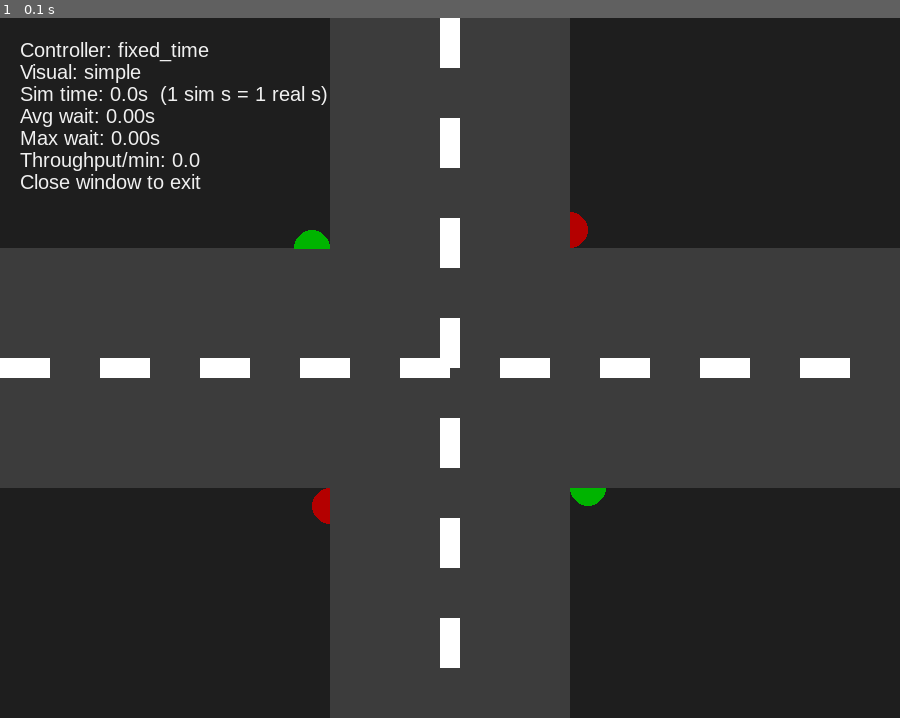
Above: before the commit, frame 1.
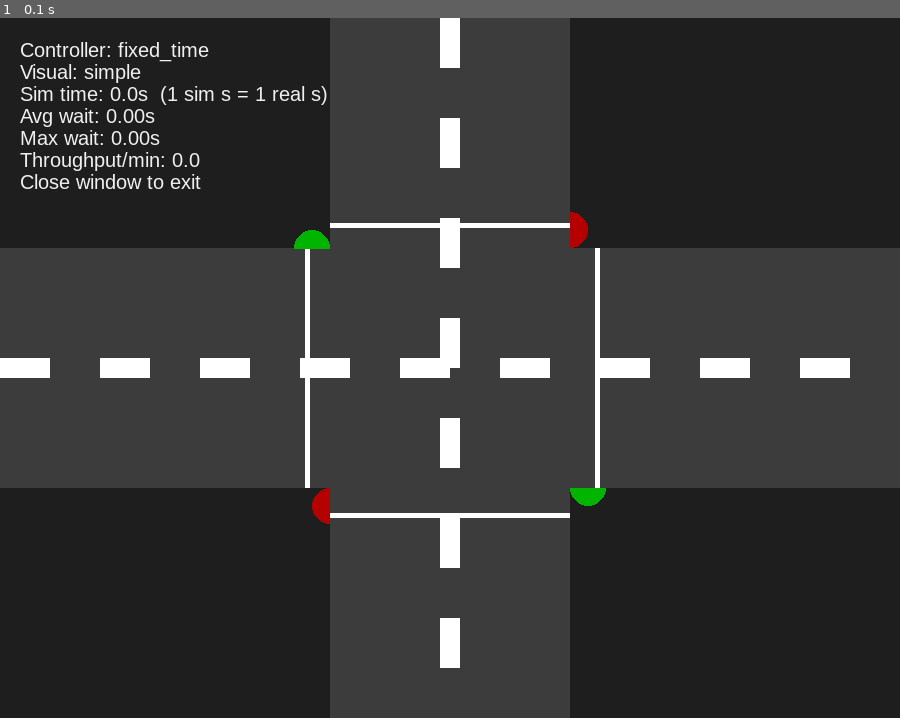
Above: after the commit, the same moment.

Repository: pedromcs99/traffic-simulator
Game: pygame game, started from traffic_sim/__main__.py
The game is run twice, just before and just after one commit, with the same random seed, the same clock (stepped at 60 frames per second) and the same inputs.
Inputs:
- Up to frame 1 (0.1 s): no input

The runs differ from the first frame. In frame 1, 0.7% of the frame differs, in the area x 33-67%, y 29-72%.

Commit message:
adds approach lines

Diff:
--- a/traffic_sim/visual_backends/pygame_impl.py
+++ b/traffic_sim/visual_backends/pygame_impl.py
@@ -177,10 +177,11 @@
         )
 
     def _draw_road_lines(self, center_x: int, center_y: int) -> None:
-        h = INTERSECTION_HALF_PX
+        HALF_ROAD_WIDTH = INTERSECTION_HALF_PX
         line_color = (255, 255, 255)
         line_length = 50
         line_height = 20
+        APPROACH_LINE_WIDTH = 5
 
         horizontal_lane_counter = 0
         vertical_lane_counter = 0
@@ -210,6 +211,23 @@
                 ),
             )
             horizontal_lane_counter += 100
+
+
+        # vertical lines
+        pygame.draw.rect(
+            self.screen, line_color, (center_x - (HALF_ROAD_WIDTH + APPROACH_LINE_WIDTH + 20), center_y - HALF_ROAD_WIDTH, APPROACH_LINE_WIDTH, HALF_ROAD_WIDTH*2)
+        )
+        pygame.draw.rect(
+            self.screen, line_color, (center_x + (HALF_ROAD_WIDTH + APPROACH_LINE_WIDTH + 20), center_y - HALF_ROAD_WIDTH, APPROACH_LINE_WIDTH, HALF_ROAD_WIDTH*2)
+        )
+
+        # horizontal lines
+        pygame.draw.rect(
+            self.screen, line_color, (center_x -HALF_ROAD_WIDTH, center_y +(HALF_ROAD_WIDTH + APPROACH_LINE_WIDTH + 20) , HALF_ROAD_WIDTH*2,APPROACH_LINE_WIDTH)
+        )
+        pygame.draw.rect(
+            self.screen, line_color, (center_x -HALF_ROAD_WIDTH , center_y - (HALF_ROAD_WIDTH + APPROACH_LINE_WIDTH + 20),  HALF_ROAD_WIDTH*2,APPROACH_LINE_WIDTH)
+        )
 
     def _draw_lights(self, center_x: int, center_y: int, road_width: int) -> None:
         ns_state = self.sim.intersection.light.state_for_axis(Axis.NS)
